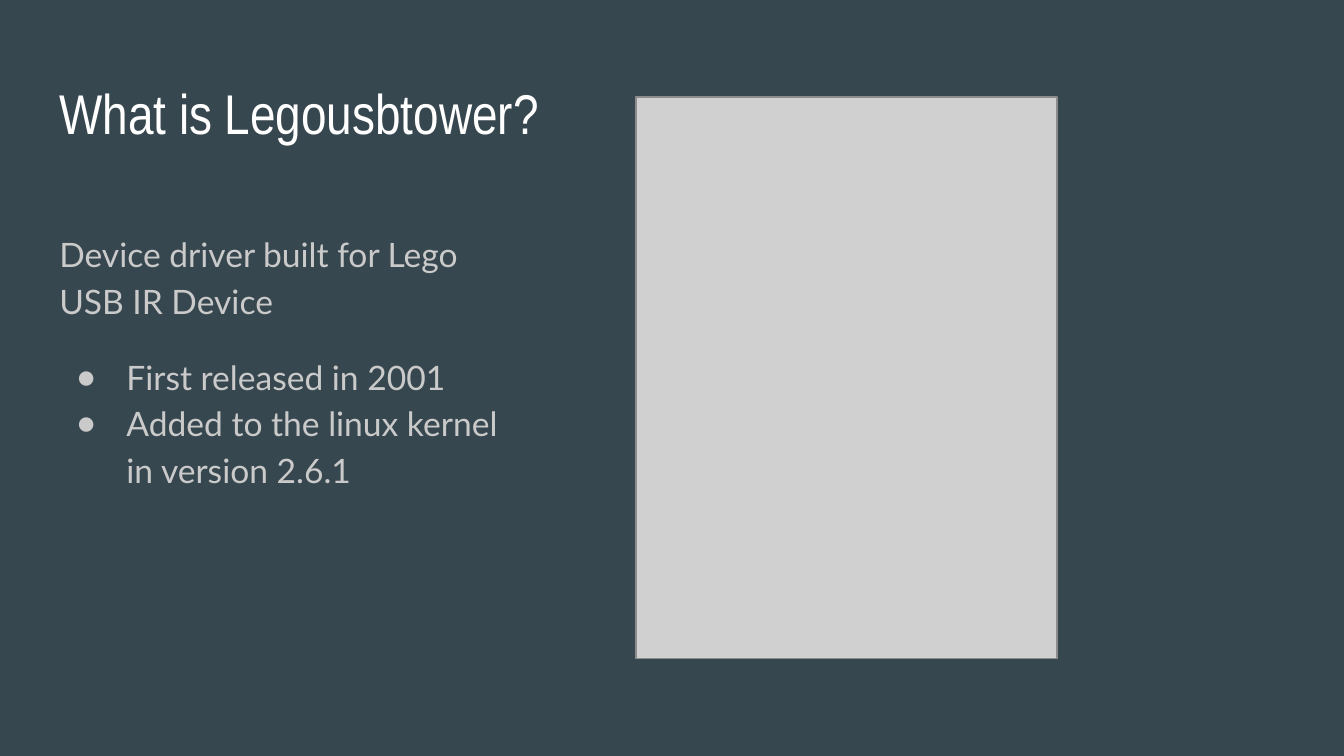
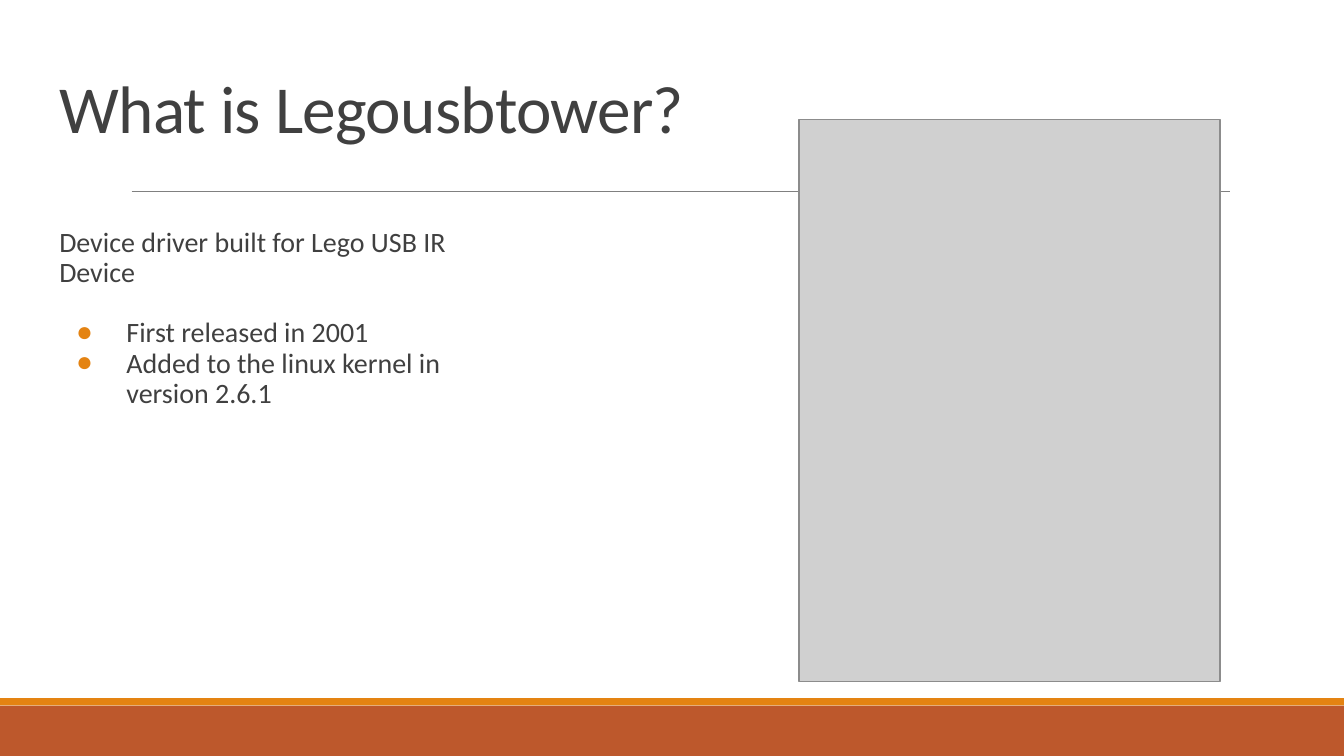
Before and after one commit to ttown386/PaVT-BST, a slide deck: slide 3 of doc/HW2/Tower Probe Race Condition.pptx. Drawn at 1344x756 pixels with LibreOffice and Linux fonts; fonts in the diff are those of the drawing; grey boxes stand for pictures. Boxes give left, top, right and bottom in pixels: in the first picture for what was removed or moved away, otherwise in the second. Text is boxed around its words. In the diff, an @@ line names an element or a change of style, - is before the commit and + after.

```diff
--- a/doc/HW2/Tower Probe Race Condition.pptx
+++ b/doc/HW2/Tower Probe Race Condition.pptx
@@ background #37474F to #FFFFFF @@
@@ title "What is Legousbtower?" at box(59, 86, 684, 145): size 30 to 36 pt, font Arial Narrow to Calibri, text colour #FFFFFF to #404040, letter spacing 0 to -0.4 pt; line spacing 1 to 0.85 @@
@@ picture: place and size @@
-picture at box(636, 97, 1056, 659)
+picture at box(800, 120, 1220, 681)
@@ line added from (132, 192) to (1230, 192), #808080 0.5 pt @@
@@ text "Device driver built for Lego ..." at box(59, 232, 445, 403): size 18 to 15 pt, font Lato to Calibri, text colour #CACACA to #404040; line spacing 1.15 to 0.9; bullet colour #CACACA to #E48312 @@
@@ rectangle added at box(0, 706, 1344, 756), fill #BD582C @@
@@ rectangle added at box(0, 699, 1344, 706), fill #E48312 @@
```
Also in this commit, not shown: 11 other slides changed, 2 slides added, 3 other files.
